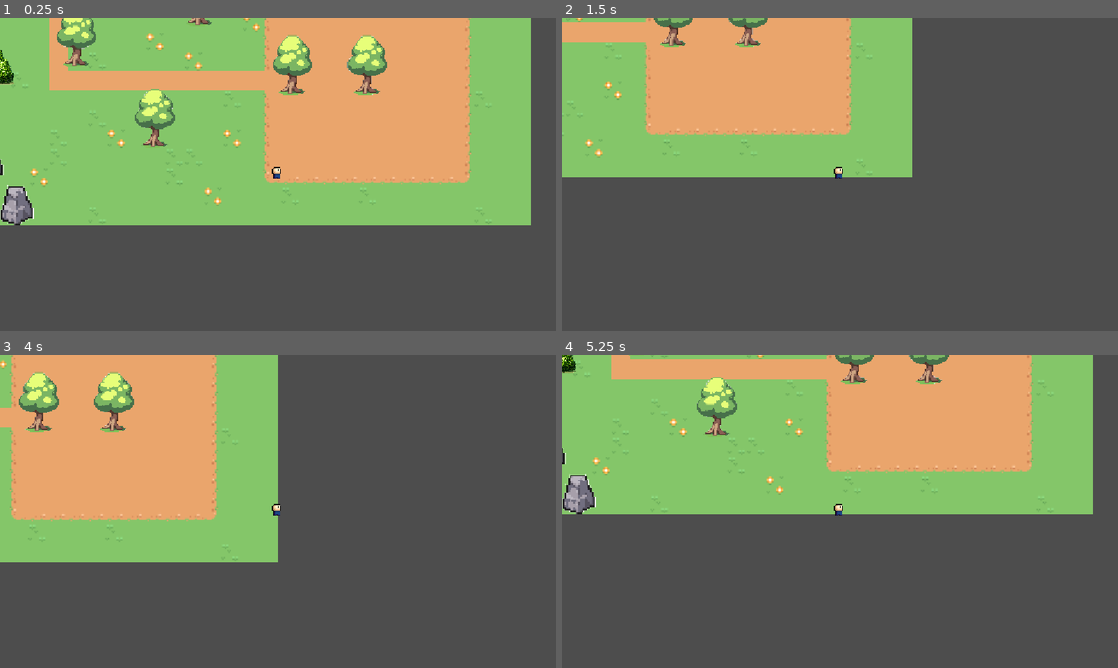
Above: before the commit, frames 1-4 (two rows, left to right).
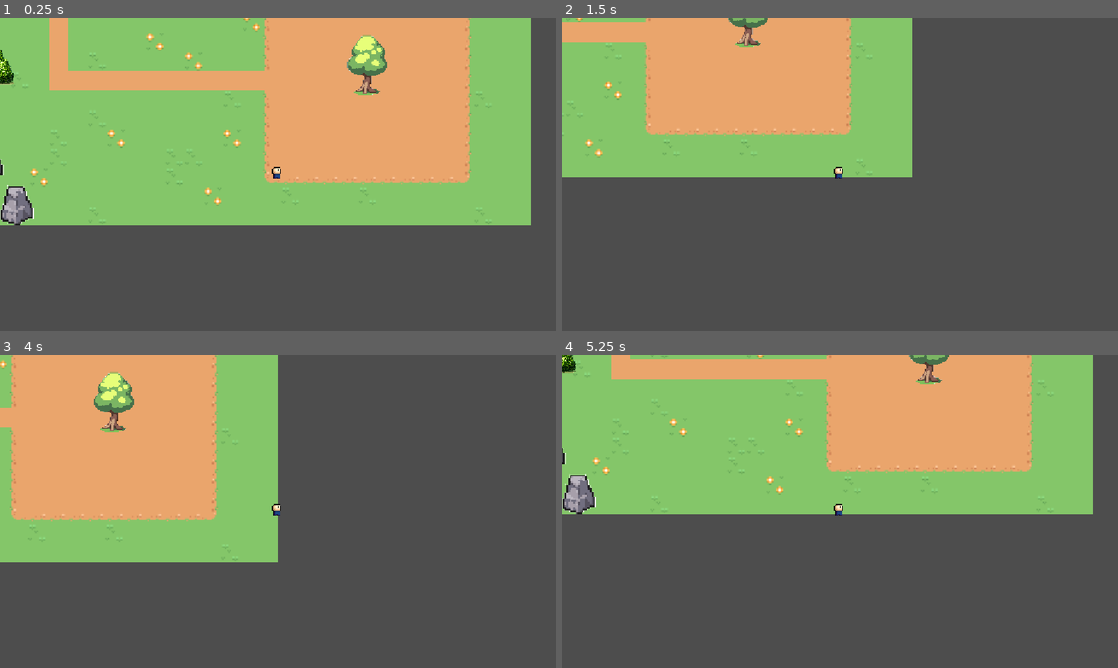
Above: after the commit, the same moments.

Repository: Katzmaniac90/ADAN
Game: Godot game, scene res://Scenes/World/World.tscn
Same seed, same stepped clock (60 frames per second), same inputs: the game is played once before the commit and once after it.
Inputs:
- Up to frame 1 (0.25 s): no input
- Up to frame 2 (1.5 s): tap Enter at 0.5 s; hold Right (ui_right) 0.53-1.28 s; tap E (interact) at 0.6, 1.35 s; hold Down (ui_down) from 1.28 s (still down)
- Up to frame 3 (4 s): release Down (ui_down) at 2.03 s; hold Right (ui_right) 2.03-2.78 s; tap E (interact) at 2.1, 2.85, 3.6 s; hold Up (ui_up) 2.78-3.53 s; hold Left (ui_left) from 3.53 s (still down)
- Up to frame 4 (5.25 s): tap E (interact) at 4.35, 5.1 s; release Left (ui_left) at 5.03 s; hold Down (ui_down) from 5.03 s (still down)

The runs differ from the first frame. In frame 1, 2.0% of the frame differs, in the area x 10-57%, y 0-42%; in frame 2, 0.3%; in frame 3, 0.8%; in frame 4, 0.9%.

Commit message:
Deleted trees

Diff:
--- a/Scenes/World/World.tscn
+++ b/Scenes/World/World.tscn
@@ -184,15 +184,3 @@
 
 [node name="Tree" parent="." unique_id=2000084765 instance=ExtResource("2_hveh7")]
 position = Vector2(360, 124)
-
-[node name="Tree2" parent="." unique_id=601201026 instance=ExtResource("2_hveh7")]
-position = Vector2(298, 124)
-
-[node name="Tree3" parent="." unique_id=1031189852 instance=ExtResource("2_hveh7")]
-position = Vector2(221, 67)
-
-[node name="Tree4" parent="." unique_id=270463927 instance=ExtResource("2_hveh7")]
-position = Vector2(184, 168)
-
-[node name="Tree5" parent="." unique_id=1479669252 instance=ExtResource("2_hveh7")]
-position = Vector2(119, 101)
